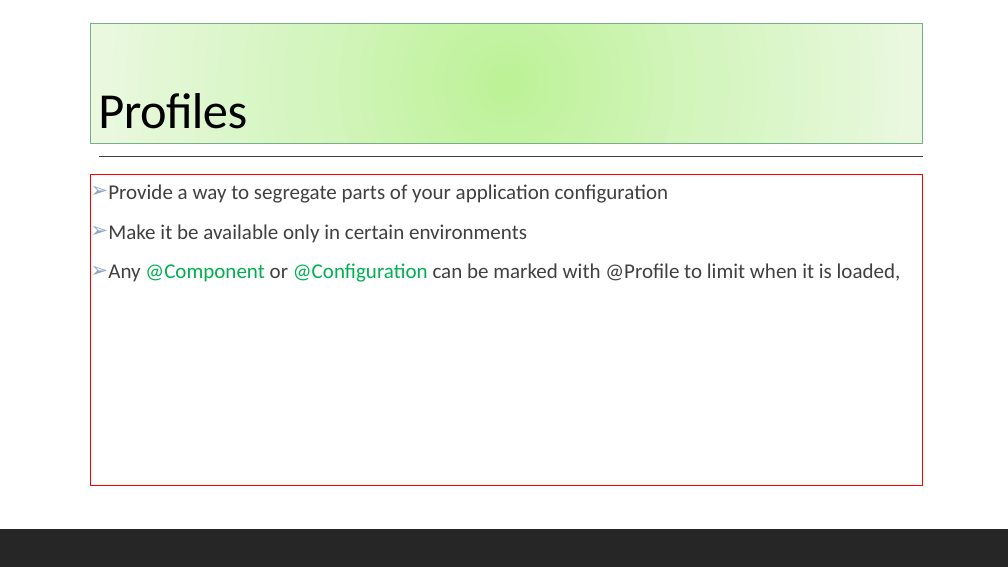
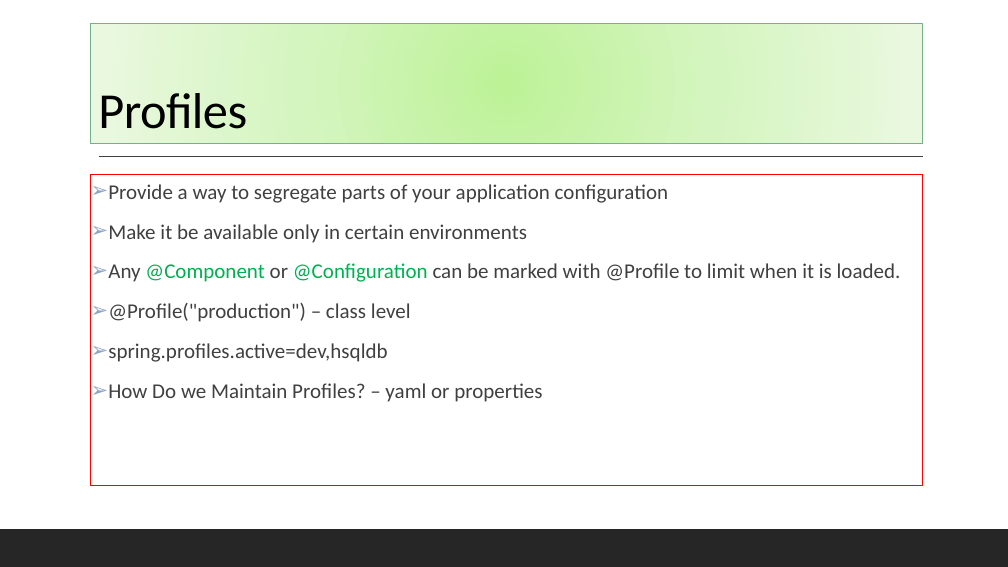
Before and after one commit to codefarm0/MyNotes, a slide deck: slide 2 of ppt/Spring Profiles.pptx. Drawn at 1008x567 pixels with LibreOffice and Linux fonts; fonts in the diff are those of the drawing. Boxes give left, top, right and bottom in pixels: in the first picture for what was removed or moved away, otherwise in the second. Text is boxed around its words. In the diff, an @@ line names an element or a change of style, - is before the commit and + after.

```diff
--- a/ppt/Spring Profiles.pptx
+++ b/ppt/Spring Profiles.pptx
@@ text at (108, 263, 901, 402): text changed @@
-➢ Any @Component or @Configuration can be marked with @Profile to limit when it is loaded,
+➢ Any @Component or @Configuration can be marked with @Profile to limit when it is loaded.
+➢ @Profile("production") – class level
+➢ spring.profiles.active=dev,hsqldb
+➢ How Do we Maintain Profiles? – yaml or properties
```
Also in this commit, not shown: 1 other slide changed, 2 slides added, 4 slides removed.
